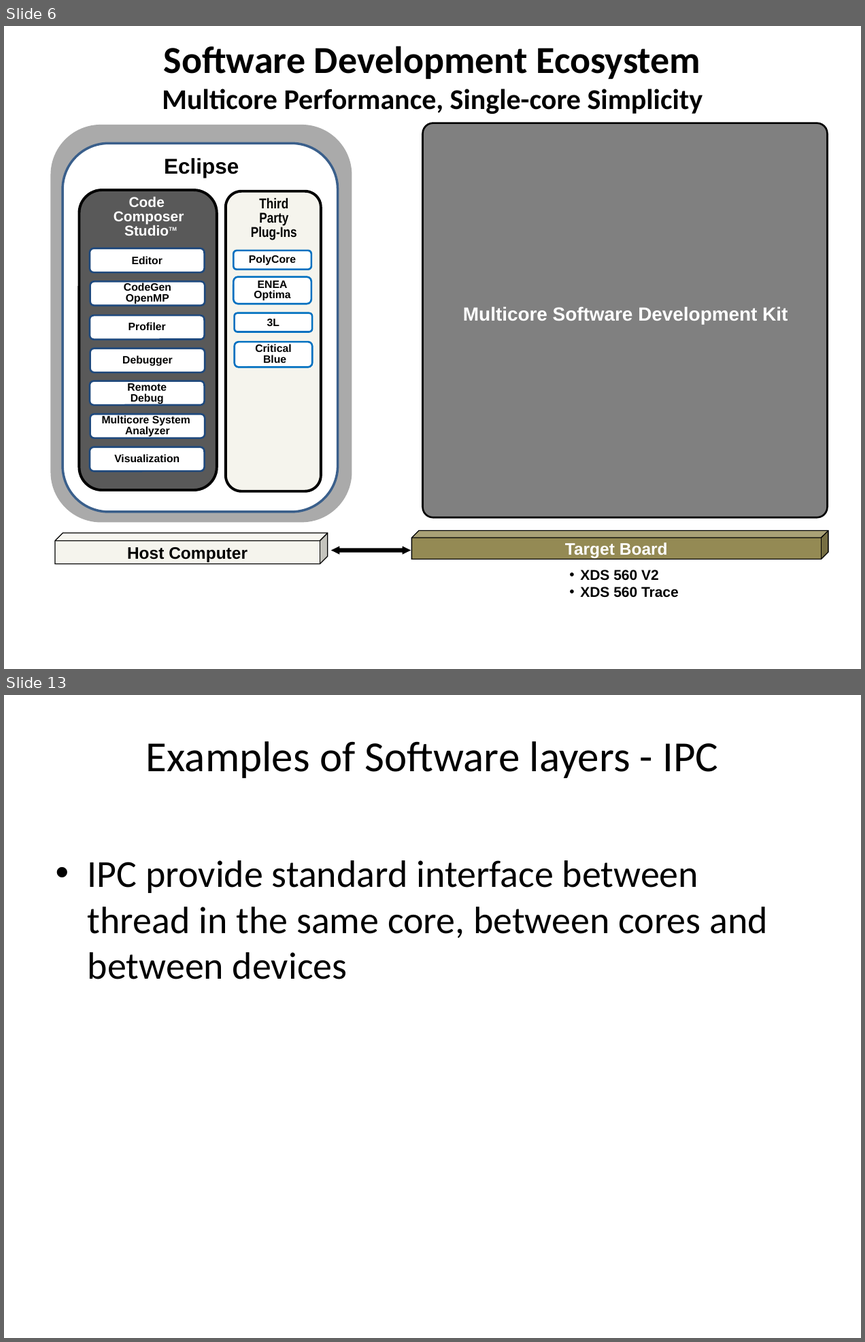
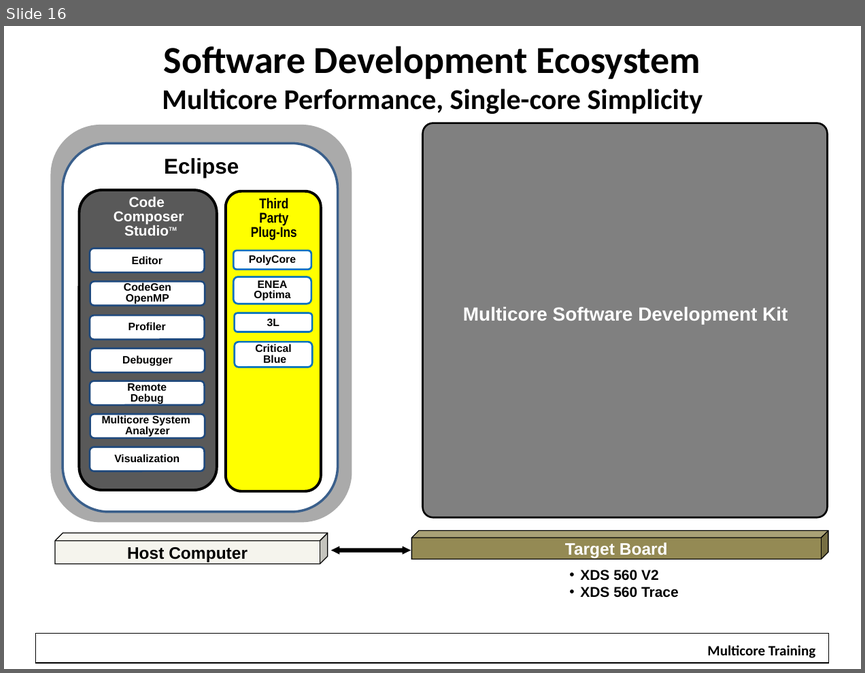
Before and after one commit to hari1989/keystone-workshop, a slide deck: preliminary/Introduction to KeyStone Software ECO.pptx. Shown one above the other, each under a label of ours: slides 6 and 13 before the commit, slide 16 after it; the slides between them are not shown. The pictures are 865x1342 and 865x673 pixels, drawn with LibreOffice and Linux fonts; fonts in the diff are those of the drawing; background and template pictures are left out. Boxes give left, top, right and bottom in pixels: in the first picture for what was removed or moved away, otherwise in the second. Text is boxed around its words. In the diff, an @@ line names an element or a change of style, - is before the commit and + after.

```diff
--- a/preliminary/Introduction to KeyStone Software ECO.pptx
+++ b/preliminary/Introduction to KeyStone Software ECO.pptx
@@ slide 13 removed at box(4, 695, 861, 1338), background #FFFFFF @@
@@ title removed at box(146, 741, 718, 778) @@
-Examples of Software layers - IPC
@@ text removed at box(88, 860, 768, 979) @@
-• IPC provide standard interface between thread in the same core, between cores and between devices
@@ what was slide 6 is now slide 16 @@
@@ slide 16 changed as well @@
@@ rounded rectangle at box(226, 191, 321, 491): fill #F5F4ED to #FFFF00 @@
@@ rectangle added at box(36, 633, 829, 662), outline #000000 0.75 pt @@
@@ rectangle added at box(698, 637, 825, 659), fill #FFFFFF, 12 pt, text #000000, bold @@
+Multicore Training
```
Also in this commit, not shown: 12 other slides changed, 6 slides added, 3 other slides removed.
